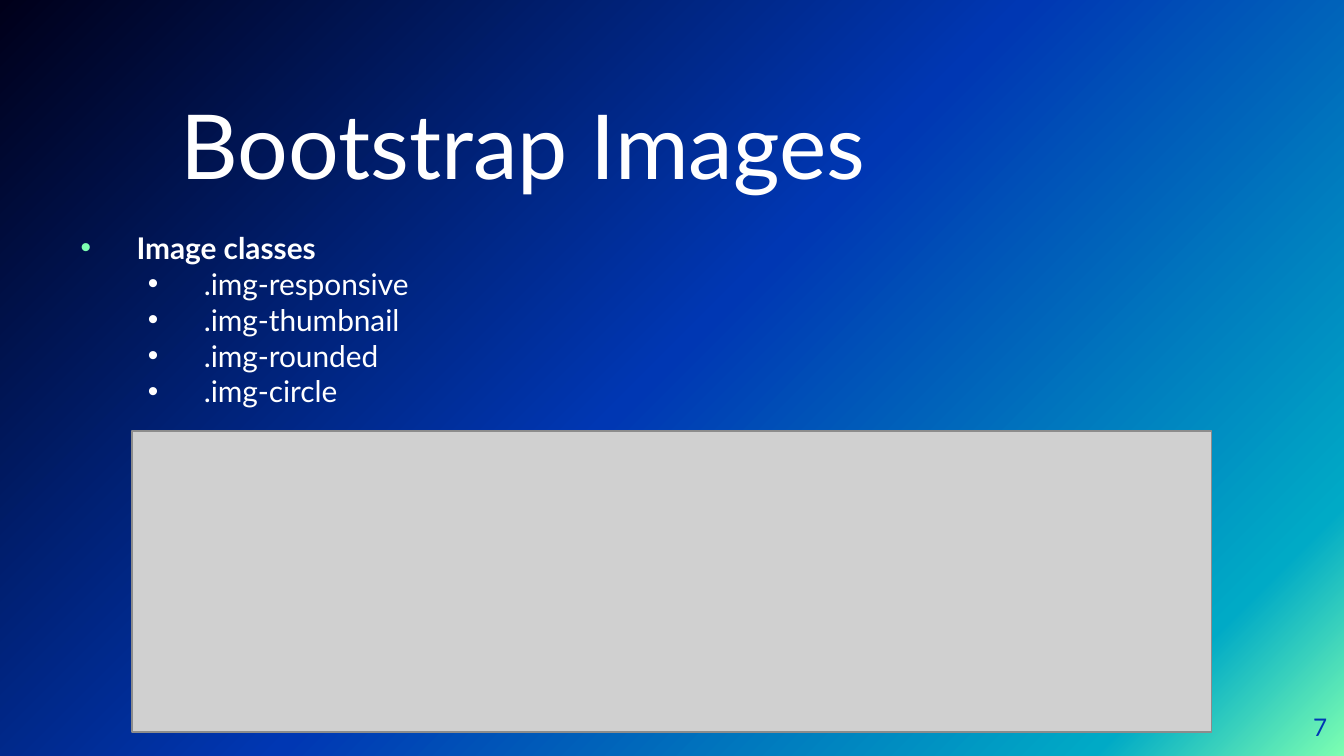
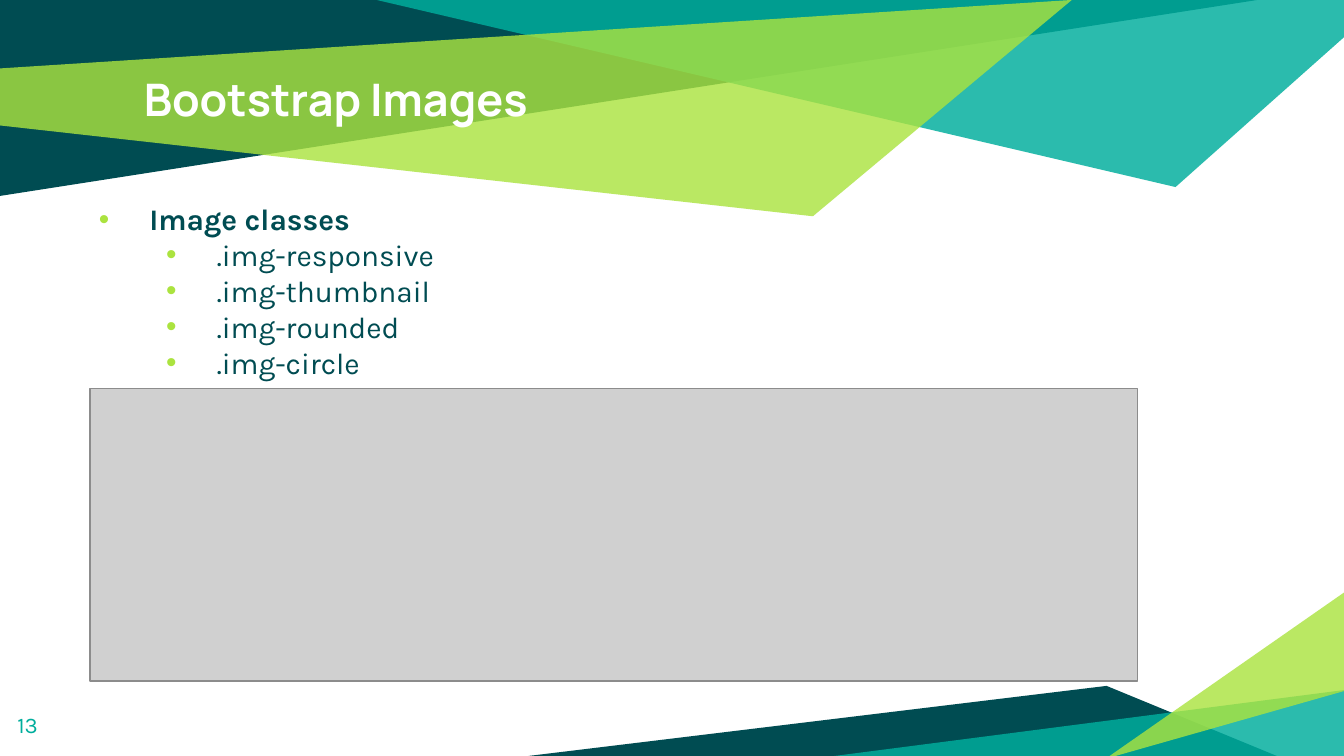
Before and after one commit to RazCrimson/Lab_Main, a slide deck: slide 13 of Sem 2/Web development Lab/Class/Bootstrap.pptx (slide 7 before the commit). Drawn at 1344x756 pixels with LibreOffice and Linux fonts; fonts in the diff are those of the drawing; grey boxes stand for pictures; background and template pictures are left out. Boxes give left, top, right and bottom in pixels: in the first picture for what was removed or moved away, otherwise in the second. Text is boxed around its words. In the diff, an @@ line names an element or a change of style, - is before the commit and + after.

```diff
--- a/Sem 2/Web development Lab/Class/Bootstrap.pptx
+++ b/Sem 2/Web development Lab/Class/Bootstrap.pptx
@@ background picture (left out) to #FFFFFF @@
@@ title "Bootstrap Images": place and size @@
-title "Bootstrap Images" at [180, 101, 865, 195]
+title "Bootstrap Images" at [144, 83, 527, 128]
@@ title "Bootstrap Images" at [144, 83, 527, 128]: size 48 to 24 pt, font Lato to Manrope, bold on; alignment centre to left; vertical alignment bottom to top @@
@@ text "Image classes": place and size @@
-text "Image classes" at [137, 236, 409, 408]
+text "Image classes" at [149, 209, 434, 381]
@@ text "Image classes" at [149, 209, 434, 381]: font Lato to Karla, text colour #FFFFFF to #004C52; indent changed; more space between paragraphs; bullet colour #7DFFB1 to #ABE33F; bullet colour #FFFFFF to #ABE33F @@
@@ picture: place and size @@
-picture at [132, 431, 1211, 732]
+picture at [90, 388, 1138, 681]
@@ group added at [0, 0, 1344, 756]: 6 freeform shapes @@
@@ page number added at [17, 718, 38, 734], 12 pt, text #00AE9D @@
+13
@@ page number removed at [1313, 718, 1327, 736] @@
-7
```
Also in this commit, not shown: 6 other slides changed, 10 slides added, 4 slides removed, 32 other files.
